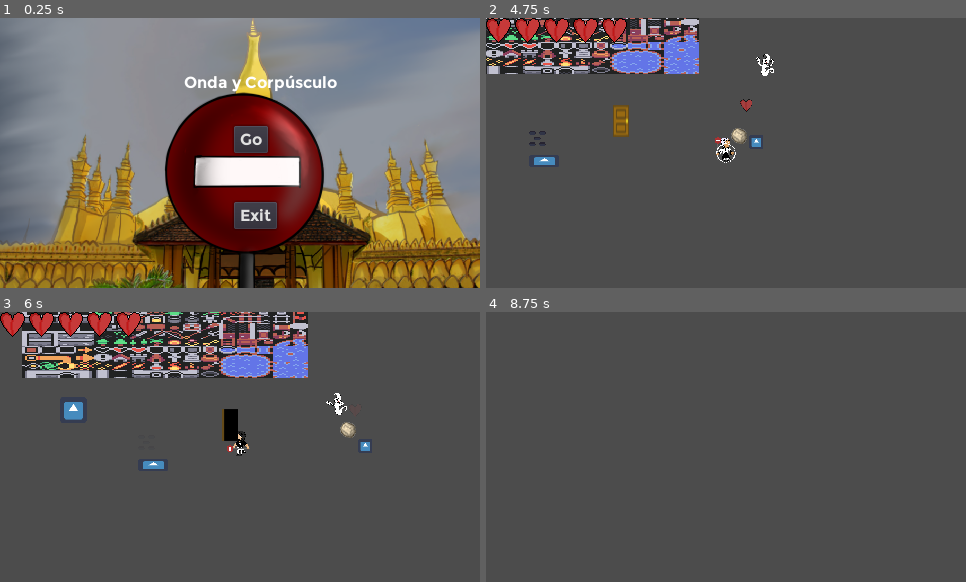
Above: before the commit, frames 1-4 (two rows, left to right).
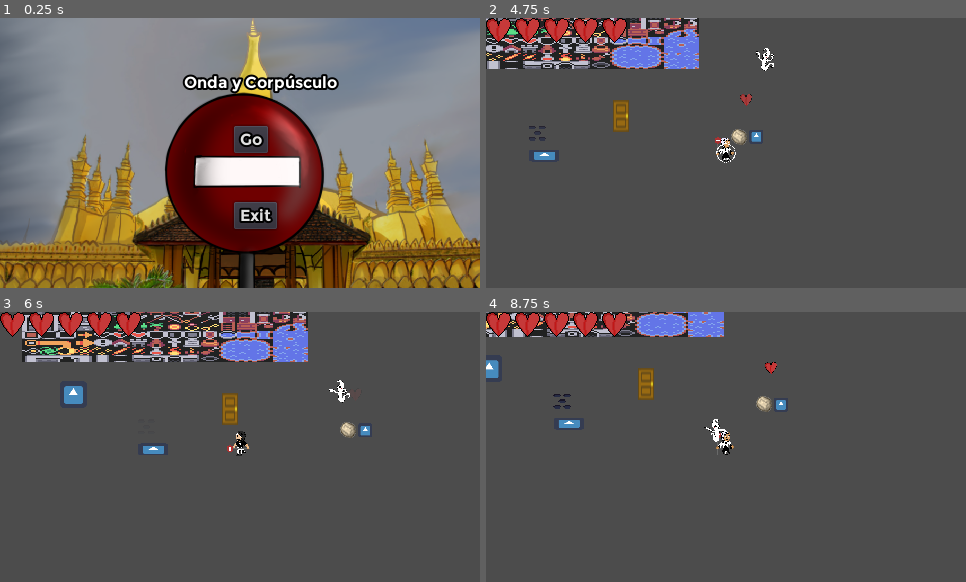
Above: after the commit, the same moments.

Repository: geniusbat/GameJam
Game: Godot game, scene res://Levels/Menus/MainMenu.tscn
Same seed, same stepped clock (60 frames per second), same inputs: the game is played once before the commit and once after it. This scene is started directly instead of the project's main scene. The engine's default icon, where the game draws it, is replaced by a stand-in: a white triangle on a blue panel in a dark square.
Inputs (mouse positions are in pixels of both pictures, inside the frame that each line leads up to):
- Up to frame 1 (0.25 s): no input
- Up to frame 2 (4.75 s): click "Go" at 0.5 s; click "Go" at 1.25 s; move the mouse to (831, 139) at 2.02 s; hold D (move_right) 2.03-2.78 s; hold F (change) 2.03-2.78 s; move the mouse to (630, 166) at 2.77 s; hold S (move_down) 2.78-3.53 s; click (630, 166) at 2.85 s; tap F (change) at 3.05, 4.55 s; move the mouse to (774, 93) at 3.52 s; hold D (move_right) 3.53-4.28 s; hold F (change) 3.53-4.28 s; move the mouse to (702, 207) at 4.27 s; hold W (move_up) from 4.28 s (still down); tap Shift (dash) at 4.35 s
- Up to frame 3 (6 s): move the mouse to (384, 487) at 5.02 s; release W (move_up) at 5.03 s; hold F (change) 5.03-5.78 s; hold A (move_left) from 5.03 s (still down); move the mouse to (96, 406) at 5.77 s; click (96, 406) at 5.85 s
- Up to frame 4 (8.75 s): tap F (change) at 6.05, 7.55 s; move the mouse to (750, 447) at 6.52 s; release A (move_left) at 6.53 s; hold S (move_down) 6.53-7.28 s; hold F (change) 6.53-7.28 s; move the mouse to (654, 379) at 7.27 s; hold D (move_right) 7.28-8.03 s; tap Shift (dash) at 7.35 s; move the mouse to (831, 433) at 8.02 s; hold W (move_up) from 8.03 s (still down); hold F (change) from 8.03 s (still down)

The runs differ from the first frame. In frame 1, 1.6% of the frame differs, in the area x 37-71%, y 20-76%; in frame 2, 6.0%; in frame 3, 12%, in the area x 4-78%, y 0-59%; in frame 4, 5.9%.

Commit message:
Game over and other tweaks

Diff:
--- a/Assets/FontRes.tres
+++ b/Assets/FontRes.tres
@@ -3,6 +3,8 @@
 [ext_resource path="res://Assets/Montserrat-Bold.ttf" type="DynamicFontData" id=1]
 
 [resource]
+outline_size = 2
+outline_color = Color( 0, 0, 0, 1 )
 use_mipmaps = true
 use_filter = true
 font_data = ExtResource( 1 )
--- /dev/null
+++ b/Assets/Scripts/GameOverMenu.gd
@@ -0,0 +1,11 @@
+extends Control
+
+func _ready():
+	if PlayerInfo.backgroundMusic.stream!=preload("res://Assets/Audio/BGM/misteriosa.mp3"):
+		PlayerInfo.backgroundMusic.stream=preload("res://Assets/Audio/BGM/misteriosa.mp3")
+		PlayerInfo.backgroundMusic.play()
+
+
+
+func _on_Button_pressed():
+	get_tree().change_scene_to(preload("res://Levels/Menus/MainMenu.tscn"))
--- a/Assets/Scripts/MainMenu.gd
+++ b/Assets/Scripts/MainMenu.gd
@@ -1,4 +1,10 @@
 extends Control
+
+func _ready():
+	#Adeptus mechanicus moment, leave this here bc it works
+	$StopSignLayer/TextureRect.rect_size=Vector2(480,270)
+	$BackgroundLayer/TextureRect.rect_size=Vector2(509,286)
+
 
 func _process(_delta):
 	var x = (get_global_mouse_position().x - (get_viewport_rect().size.x/2)) / (get_viewport_rect().size.x/2)
--- a/Assets/Scripts/PlayerScripts/PlayerCharacter.gd
+++ b/Assets/Scripts/PlayerScripts/PlayerCharacter.gd
@@ -81,15 +81,16 @@
 	PushBoxes()
 
 func PushBoxes():
-	var num = get_slide_count()
-	for i in range(num):
-		var obj = get_slide_collision(i).collider
-		if obj!=null and obj.is_in_group("Pushables"):
-			var dir = (obj.position-position).normalized()
-			dir = Vector2(sign(dir.x)*int(abs(dir.x)>abs(dir.y)),sign(dir.y)*int(abs(dir.y)>abs(dir.x)))
-#			dir.x = round(dir.x)
-#			dir.y = round(dir.y)
-			obj.move_and_slide(dir*moveSpeed/3)
+	if personality==PERSONALITIES.corpusculo:
+		var num = get_slide_count()
+		for i in range(num):
+			var obj = get_slide_collision(i).collider
+			if obj!=null and obj.is_in_group("Pushables"):
+				var dir = (obj.position-position).normalized()
+				dir = Vector2(sign(dir.x)*int(abs(dir.x)>abs(dir.y)),sign(dir.y)*int(abs(dir.y)>abs(dir.x)))
+	#			dir.x = round(dir.x)
+	#			dir.y = round(dir.y)
+				obj.move_and_slide(dir*moveSpeed/3)
 
 func ChangePersonality():
 	changeTimer=0.3
--- a/Assets/Scripts/Singletons/PlayerInfo.gd
+++ b/Assets/Scripts/Singletons/PlayerInfo.gd
@@ -7,8 +7,13 @@
 
 var healthGUI
 var healthGUIRes = preload("res://Objects/Player/HealthGUI.tscn")
+onready var backgroundMusic = AudioStreamPlayer.new()
 
 func _ready():
+	add_child(backgroundMusic)
+	backgroundMusic.stream=preload("res://Assets/Audio/BGM/misteriosa.mp3")
+	backgroundMusic.volume_db=-15
+	backgroundMusic.play()
 	healthGUI=healthGUIRes.instance()
 
 func _process(_delta):
--- /dev/null
+++ b/Levels/Menus/GameOver.tscn
@@ -0,0 +1,78 @@
+[gd_scene load_steps=9 format=2]
+
+[ext_resource path="res://Assets/Sprites/Menus/gameover_sheet.png" type="Texture" id=1]
+[ext_resource path="res://Assets/Scripts/GameOverMenu.gd" type="Script" id=2]
+[ext_resource path="res://Assets/FontRes.tres" type="DynamicFont" id=3]
+
+[sub_resource type="AtlasTexture" id=1]
+atlas = ExtResource( 1 )
+region = Rect2( 0, 0, 960, 540 )
+
+[sub_resource type="AtlasTexture" id=2]
+atlas = ExtResource( 1 )
+region = Rect2( 960, 0, 960, 540 )
+
+[sub_resource type="AtlasTexture" id=3]
+atlas = ExtResource( 1 )
+region = Rect2( 1920, 0, 960, 540 )
+
+[sub_resource type="AtlasTexture" id=4]
+atlas = ExtResource( 1 )
+region = Rect2( 2880, 0, 960, 540 )
+
+[sub_resource type="SpriteFrames" id=5]
+animations = [ {
+"frames": [ SubResource( 1 ), SubResource( 2 ), SubResource( 3 ), SubResource( 4 ) ],
+"loop": true,
+"name": "default",
+"speed": 4.0
+} ]
+
+[node name="GameOver" type="Control"]
+anchor_right = 1.0
+anchor_bottom = 1.0
+script = ExtResource( 2 )
+__meta__ = {
+"_edit_use_anchors_": false
+}
+
+[node name="TextureRect" type="AnimatedSprite" parent="."]
+position = Vector2( 240, 135 )
+scale = Vector2( 0.5, 0.5 )
+frames = SubResource( 5 )
+playing = true
+
+[node name="Button" type="Button" parent="."]
+anchor_left = -0.054
+anchor_right = 0.098
+anchor_bottom = 0.1
+margin_left = 231.92
+margin_top = 138.0
+margin_right = 231.96
+margin_bottom = 138.0
+custom_fonts/font = ExtResource( 3 )
+text = "Restart"
+__meta__ = {
+"_edit_use_anchors_": false
+}
+
+[node name="Label" type="Label" parent="."]
+margin_left = 59.0
+margin_top = 27.0
+margin_right = 99.0
+margin_bottom = 48.0
+custom_fonts/font = ExtResource( 3 )
+text = "You"
+
+[node name="Label2" type="Label" parent="."]
+margin_left = 372.0
+margin_top = 27.0
+margin_right = 419.0
+margin_bottom = 48.0
+custom_fonts/font = ExtResource( 3 )
+text = "Loose"
+__meta__ = {
+"_edit_use_anchors_": false
+}
+
+[connection signal="pressed" from="Button" to="." method="_on_Button_pressed"]
--- a/Levels/Menus/MainMenu.tscn
+++ b/Levels/Menus/MainMenu.tscn
@@ -210,8 +210,8 @@
 anchor_bottom = 2.0
 margin_left = -14.0
 margin_top = -8.0
-margin_right = -465.0
-margin_bottom = -262.0
+margin_right = 495.0
+margin_bottom = 278.0
 texture = ExtResource( 3 )
 expand = true
 __meta__ = {
@@ -224,7 +224,8 @@
 anchor_right = 1.0
 anchor_bottom = 1.0
 margin_top = 8.0
-margin_bottom = 8.0
+margin_right = 480.0
+margin_bottom = 278.0
 texture = ExtResource( 1 )
 expand = true
 __meta__ = {
--- a/Objects/Player/PlayerCharacter.tscn
+++ b/Objects/Player/PlayerCharacter.tscn
@@ -13,6 +13,42 @@
 [sub_resource type="RectangleShape2D" id=1]
 extents = Vector2( 8, 8 )
 
+[sub_resource type="AtlasTexture" id=21]
+atlas = ExtResource( 8 )
+region = Rect2( 0, 0, 134, 139 )
+
+[sub_resource type="AtlasTexture" id=22]
+atlas = ExtResource( 8 )
+region = Rect2( 134, 0, 134, 139 )
+
+[sub_resource type="AtlasTexture" id=23]
+atlas = ExtResource( 8 )
+region = Rect2( 268, 0, 134, 139 )
+
+[sub_resource type="AtlasTexture" id=24]
+atlas = ExtResource( 8 )
+region = Rect2( 402, 0, 134, 139 )
+
+[sub_resource type="AtlasTexture" id=20]
+atlas = ExtResource( 6 )
+region = Rect2( 134, 0, 134, 139 )
+
+[sub_resource type="AtlasTexture" id=25]
+atlas = ExtResource( 6 )
+region = Rect2( 0, 0, 134, 139 )
+
+[sub_resource type="AtlasTexture" id=26]
+atlas = ExtResource( 6 )
+region = Rect2( 134, 0, 134, 139 )
+
+[sub_resource type="AtlasTexture" id=27]
+atlas = ExtResource( 6 )
+region = Rect2( 268, 0, 134, 139 )
+
+[sub_resource type="AtlasTexture" id=28]
+atlas = ExtResource( 6 )
+region = Rect2( 402, 0, 134, 139 )
+
 [sub_resource type="AtlasTexture" id=38]
 atlas = ExtResource( 5 )
 region = Rect2( 0, 0, 134, 139 )
@@ -29,6 +65,34 @@
 atlas = ExtResource( 5 )
 region = Rect2( 402, 0, 134, 139 )
 
+[sub_resource type="AtlasTexture" id=32]
+atlas = ExtResource( 9 )
+region = Rect2( 0, 0, 134, 139 )
+
+[sub_resource type="AtlasTexture" id=33]
+atlas = ExtResource( 9 )
+region = Rect2( 134, 0, 134, 139 )
+
+[sub_resource type="AtlasTexture" id=34]
+atlas = ExtResource( 9 )
+region = Rect2( 268, 0, 134, 139 )
+
+[sub_resource type="AtlasTexture" id=35]
+atlas = ExtResource( 9 )
+region = Rect2( 402, 0, 134, 139 )
+
+[sub_resource type="AtlasTexture" id=31]
+atlas = ExtResource( 5 )
+region = Rect2( 0, 0, 120, 100 )
+
+[sub_resource type="AtlasTexture" id=37]
+atlas = ExtResource( 5 )
+region = Rect2( 0, 0, 134, 139 )
+
+[sub_resource type="AtlasTexture" id=36]
+atlas = ExtResource( 9 )
+region = Rect2( 134, 0, 134, 139 )
+
 [sub_resource type="AtlasTexture" id=13]
 atlas = ExtResource( 7 )
 region = Rect2( 0, 0, 134, 139 )
@@ -53,85 +117,31 @@
 atlas = ExtResource( 7 )
 region = Rect2( 536, 0, 134, 139 )
 
-[sub_resource type="AtlasTexture" id=32]
-atlas = ExtResource( 9 )
-region = Rect2( 0, 0, 134, 139 )
-
-[sub_resource type="AtlasTexture" id=33]
-atlas = ExtResource( 9 )
-region = Rect2( 134, 0, 134, 139 )
-
-[sub_resource type="AtlasTexture" id=34]
-atlas = ExtResource( 9 )
-region = Rect2( 268, 0, 134, 139 )
-
-[sub_resource type="AtlasTexture" id=35]
-atlas = ExtResource( 9 )
-region = Rect2( 402, 0, 134, 139 )
-
-[sub_resource type="AtlasTexture" id=31]
-atlas = ExtResource( 5 )
-region = Rect2( 0, 0, 120, 100 )
-
-[sub_resource type="AtlasTexture" id=37]
-atlas = ExtResource( 5 )
-region = Rect2( 0, 0, 134, 139 )
-
-[sub_resource type="AtlasTexture" id=20]
-atlas = ExtResource( 6 )
-region = Rect2( 134, 0, 134, 139 )
-
-[sub_resource type="AtlasTexture" id=25]
-atlas = ExtResource( 6 )
-region = Rect2( 0, 0, 134, 139 )
-
-[sub_resource type="AtlasTexture" id=26]
-atlas = ExtResource( 6 )
-region = Rect2( 134, 0, 134, 139 )
-
-[sub_resource type="AtlasTexture" id=27]
-atlas = ExtResource( 6 )
-region = Rect2( 268, 0, 134, 139 )
-
-[sub_resource type="AtlasTexture" id=28]
-atlas = ExtResource( 6 )
-region = Rect2( 402, 0, 134, 139 )
-
-[sub_resource type="AtlasTexture" id=21]
-atlas = ExtResource( 8 )
-region = Rect2( 0, 0, 134, 139 )
-
-[sub_resource type="AtlasTexture" id=22]
-atlas = ExtResource( 8 )
-region = Rect2( 134, 0, 134, 139 )
-
-[sub_resource type="AtlasTexture" id=23]
-atlas = ExtResource( 8 )
-region = Rect2( 268, 0, 134, 139 )
-
-[sub_resource type="AtlasTexture" id=24]
-atlas = ExtResource( 8 )
-region = Rect2( 402, 0, 134, 139 )
-
-[sub_resource type="AtlasTexture" id=36]
-atlas = ExtResource( 9 )
-region = Rect2( 134, 0, 134, 139 )
-
 [sub_resource type="AtlasTexture" id=29]
 atlas = ExtResource( 8 )
 region = Rect2( 0, 0, 134, 139 )
 
 [sub_resource type="SpriteFrames" id=7]
 animations = [ {
+"frames": [ SubResource( 21 ), SubResource( 22 ), SubResource( 23 ), SubResource( 24 ) ],
+"loop": true,
+"name": "CorpusculoIdle",
+"speed": 5.0
+}, {
+"frames": [ SubResource( 20 ) ],
+"loop": true,
+"name": "CorpusculoHurt",
+"speed": 5.0
+}, {
+"frames": [ SubResource( 25 ), SubResource( 26 ), SubResource( 27 ), SubResource( 28 ) ],
+"loop": true,
+"name": "Corpusculowalk",
+"speed": 5.0
+}, {
 "frames": [ SubResource( 38 ), SubResource( 39 ), SubResource( 40 ), SubResource( 41 ) ],
 "loop": true,
 "name": "OndaIdle",
 "speed": 5.0
-}, {
-"frames": [ SubResource( 13 ), SubResource( 14 ), SubResource( 15 ), SubResource( 16 ), SubResource( 16 ), SubResource( 16 ), SubResource( 16 ), SubResource( 18 ), SubResource( 18 ), SubResource( 18 ), SubResource( 17 ), SubResource( 17 ), SubResource( 17 ) ],
-"loop": true,
-"name": "CorpusculoAttack",
-"speed": 16.0
 }, {
 "frames": [ SubResource( 32 ), SubResource( 33 ), SubResource( 34 ), SubResource( 35 ) ],
 "loop": true,
@@ -143,25 +153,15 @@
 "name": "OndaDefault",
 "speed": 5.0
 }, {
-"frames": [ SubResource( 20 ) ],
-"loop": true,
-"name": "CorpusculoHurt",
+"frames": [ SubResource( 36 ) ],
+"loop": true,
+"name": "OndaHurt",
 "speed": 5.0
 }, {
-"frames": [ SubResource( 25 ), SubResource( 26 ), SubResource( 27 ), SubResource( 28 ) ],
-"loop": true,
-"name": "Corpusculowalk",
-"speed": 5.0
-}, {
-"frames": [ SubResource( 21 ), SubResource( 22 ), SubResource( 23 ), SubResource( 24 ) ],
-"loop": true,
-"name": "CorpusculoIdle",
-"speed": 5.0
-}, {
-"frames": [ SubResource( 36 ) ],
-"loop": true,
-"name": "OndaHurt",
-"speed": 5.0
+"frames": [ SubResource( 13 ), SubResource( 14 ), SubResource( 15 ), SubResource( 16 ), SubResource( 16 ), SubResource( 16 ), SubResource( 16 ), SubResource( 18 ), SubResource( 18 ), SubResource( 18 ), SubResource( 17 ), SubResource( 17 ), SubResource( 17 ) ],
+"loop": true,
+"name": "CorpusculoAttack",
+"speed": 16.0
 }, {
 "frames": [ SubResource( 29 ) ],
 "loop": true,
Binary file added: Assets/Sprites/Menus/gameover_sheet.png
Not shown, added: Assets/Sprites/Menus/gameover_sheet.png.import
